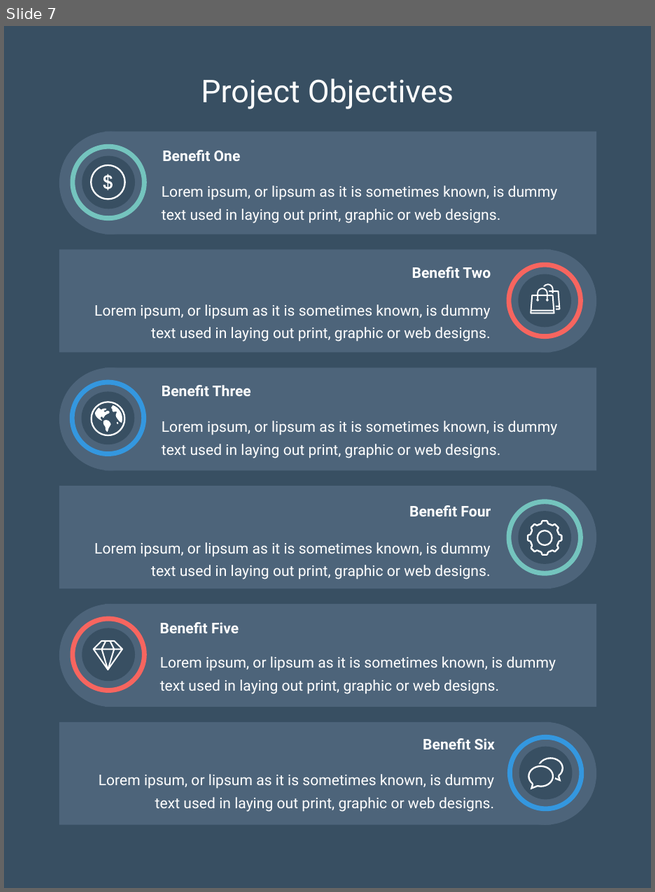
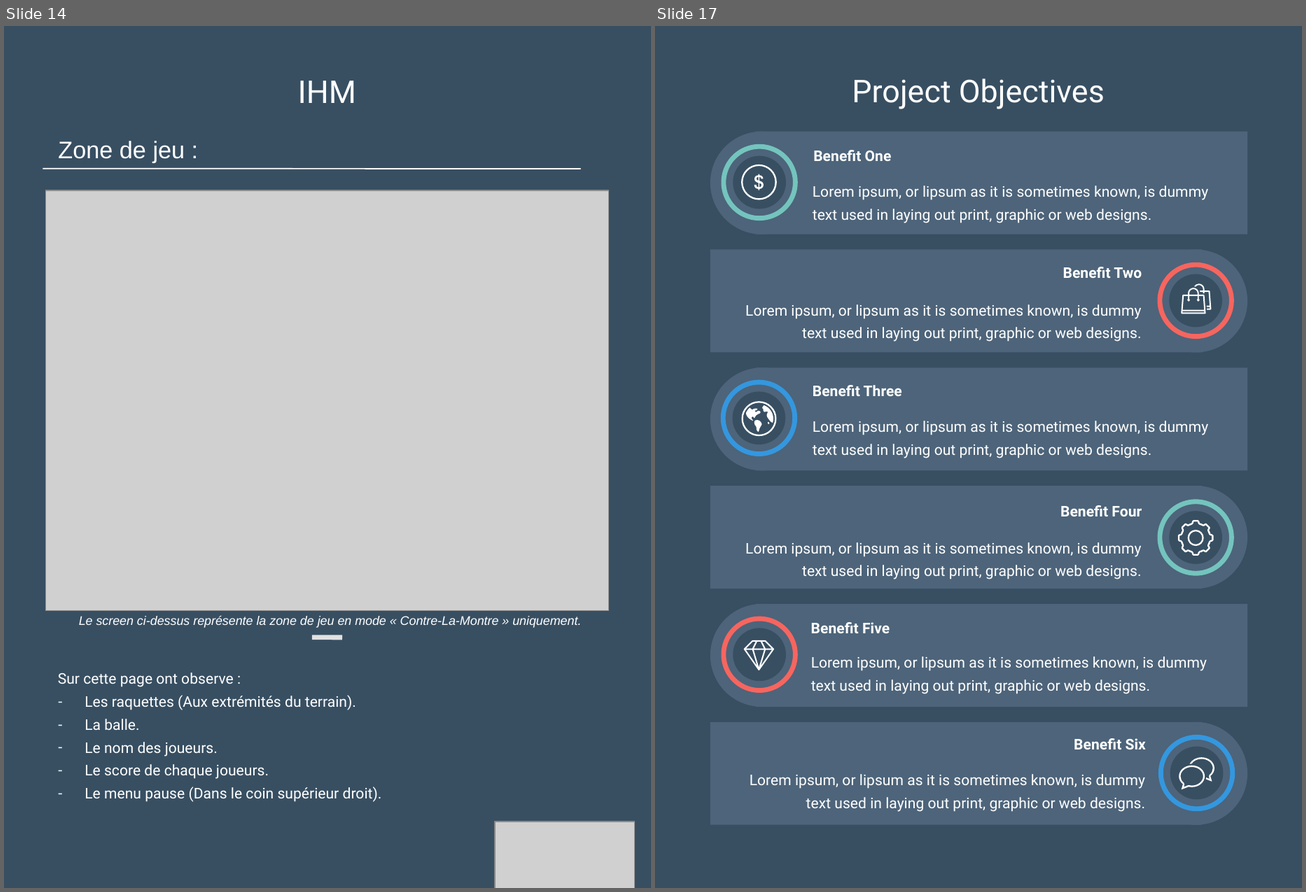
Before and after one commit to Loicpln/Projet_Algo_N2, a slide deck: Elements de presentation/Soutenance finale.pptx. Shown side by side, each under a label of ours: slide 7 before the commit, slides 14 and 17 after it; the slides between them are not shown. The pictures are 655x892 and 1306x892 pixels, drawn with LibreOffice and Linux fonts; fonts in the diff are those of the drawing; grey boxes stand for pictures. Boxes give left, top, right and bottom in pixels: in the first picture for what was removed or moved away, otherwise in the second. Text is boxed around its words. In the diff, an @@ line names an element or a change of style, - is before the commit and + after.

```diff
--- a/Elements de presentation/Soutenance finale.pptx
+++ b/Elements de presentation/Soutenance finale.pptx
@@ slide 14 added at [4,26,651,888], background #384F62 @@
@@ text added at [298,81,356,103], 26.3 pt, text #FFFFFF @@
+IHM
@@ text added at [58,141,185,163], 20 pt, text #FFFFFF @@
+Zone de jeu :
@@ line added from (42, 168) to (581, 170), #FFFFFF 1 pt @@
@@ picture added at [45,190,609,612] @@
@@ text added at [79,616,581,628], 10.5 pt, text #FFFFFF, italic @@
+Le screen ci-dessus représente la zone de jeu en mode « Contre-La-Montre » uniquement.
@@ line added from (312, 637) to (342, 637), #E1E1E3 4 pt @@
@@ text added at [58,673,382,802], 12.3 pt, text #FFFFFF @@
+Sur cette page ont observe :
+– Les raquettes (Aux extrémités du terrain).
+– La balle.
+– Le nom des joueurs.
+– Le score de chaque joueurs.
+– Le menu pause (Dans le coin supérieur droit).
@@ picture added at [495,822,635,888] @@
@@ what was slide 7 is now slide 17 @@
```
Also in this commit, not shown: 6 slides changed, 9 other slides added, 2 slides removed, 8 other files.
